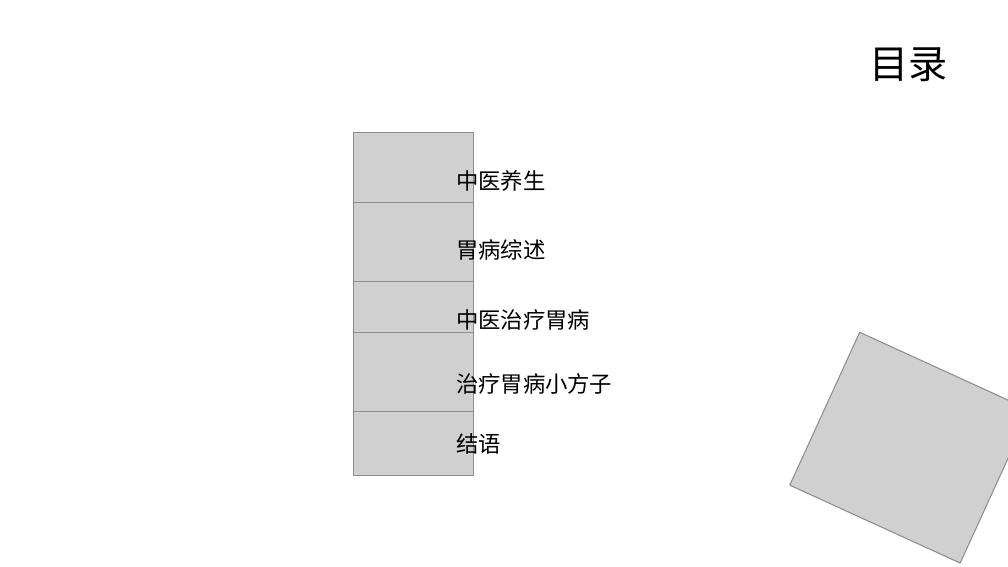
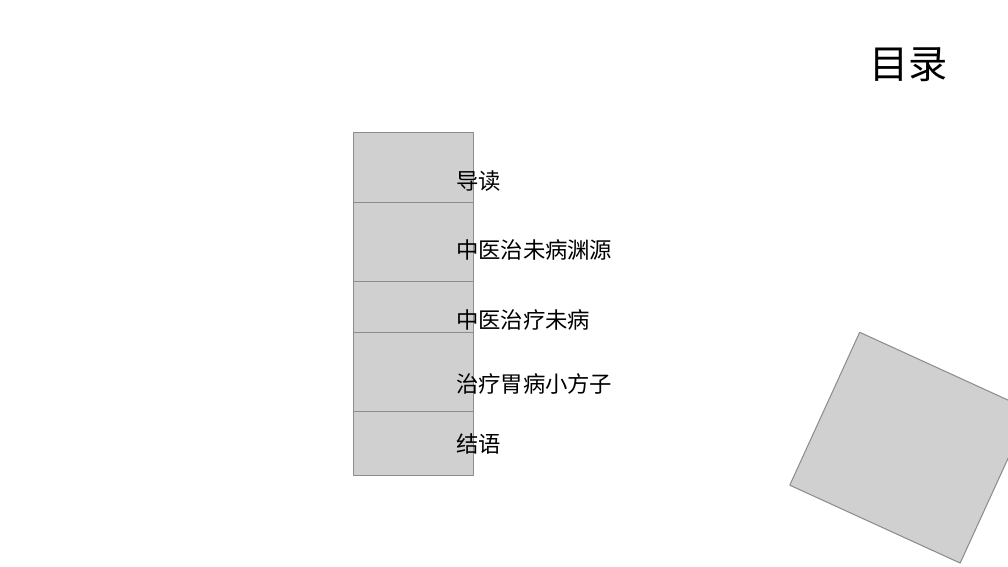
Before and after one commit to sdaulldd/PersonalWork, a slide deck: slide 2 of Document/中国风ppt模板-中医营养.pptx. Drawn at 1008x567 pixels with LibreOffice and Linux fonts; fonts in the diff are those of the drawing; grey boxes stand for pictures; background and template pictures are left out. Boxes give left, top, right and bottom in pixels: in the first picture for what was removed or moved away, otherwise in the second. Text is boxed around its words. In the diff, an @@ line names an element or a change of style, - is before the commit and + after.

```diff
--- a/Document/中国风ppt模板-中医营养.pptx
+++ b/Document/中国风ppt模板-中医营养.pptx
@@ text at (456, 167, 501, 195): text changed @@
-中医养生
+导读
@@ text at (456, 236, 612, 264): text changed @@
-胃病综述
+中医治未病渊源
@@ text at (456, 305, 590, 333): text changed @@
-中医治疗胃病
+中医治疗未病
```
Also in this commit, not shown: 1 other slide changed, 4 slides added, 2 slides removed.
